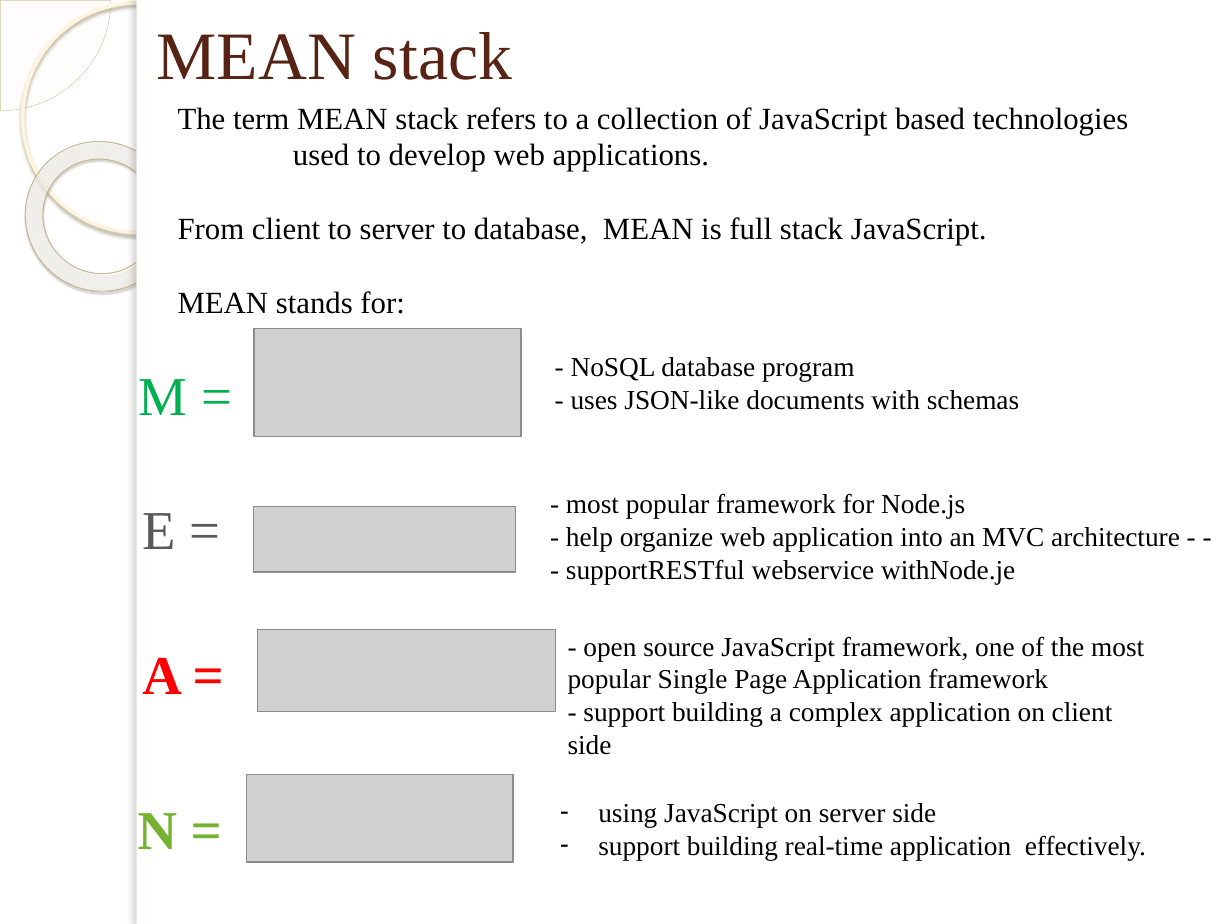
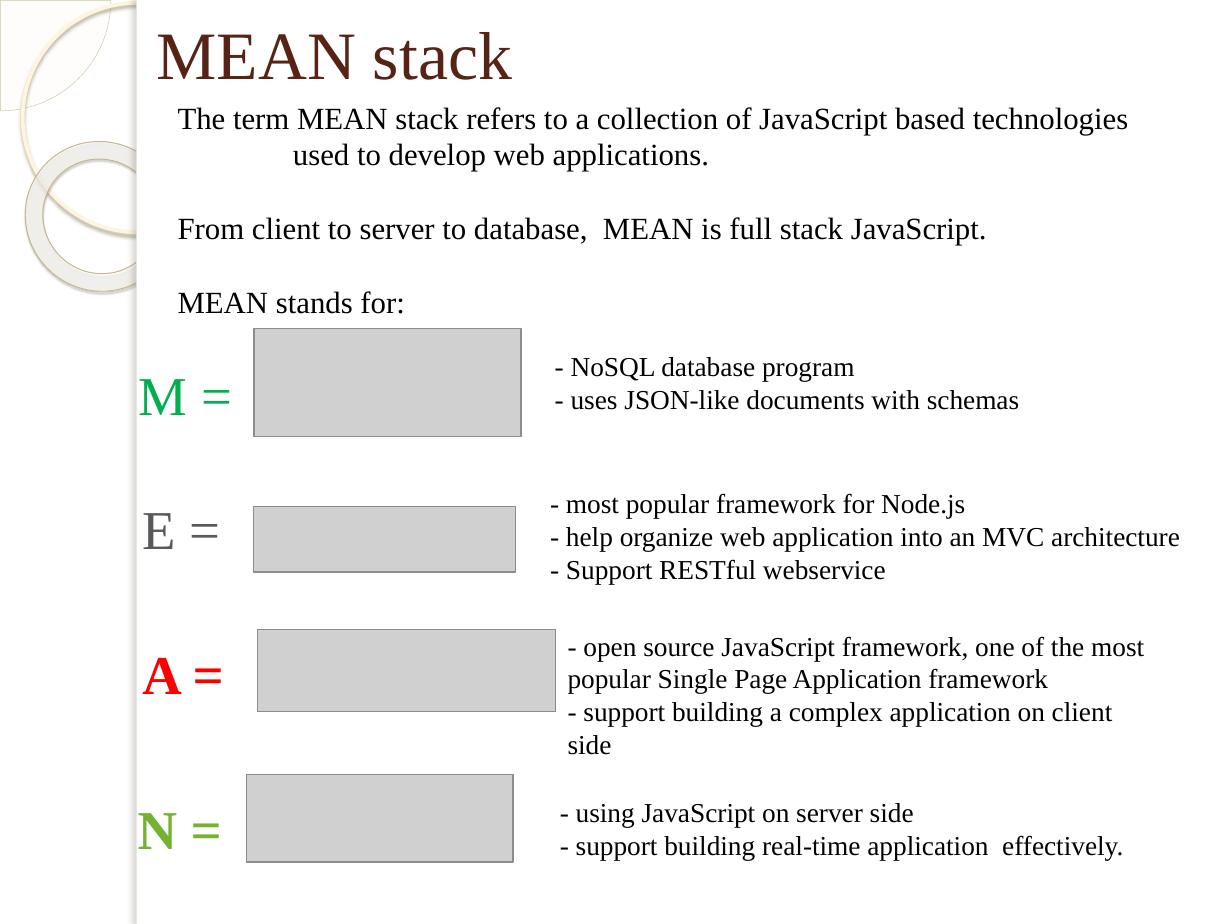
Before and after one commit to dohungcuongdev/thesis-documentation, a slide deck: slide 8 of Thesis-review.pptx. Drawn at 1232x924 pixels with LibreOffice and Linux fonts; fonts in the diff are those of the drawing; grey boxes stand for pictures; background and template pictures are left out. Boxes give left, top, right and bottom in pixels: in the first picture for what was removed or moved away, otherwise in the second. Text is boxed around its words. In the diff, an @@ line names an element or a change of style, - is before the commit and + after.

```diff
--- a/Thesis-review.pptx
+++ b/Thesis-review.pptx
@@ text at (566, 527, 1180, 584): text changed @@
-- help organize web application into an MVC architecture - - - supportRESTful webservice withNode.je
+- help organize web application into an MVC architecture
+- Support RESTful webservice
@@ text at (576, 803, 1123, 860): text changed @@
-– using JavaScript on server side
-– support building real-time application effectively.
+- using JavaScript on server side
+- support building real-time application effectively.
```
Also in this commit, not shown: 6 other slides changed.
